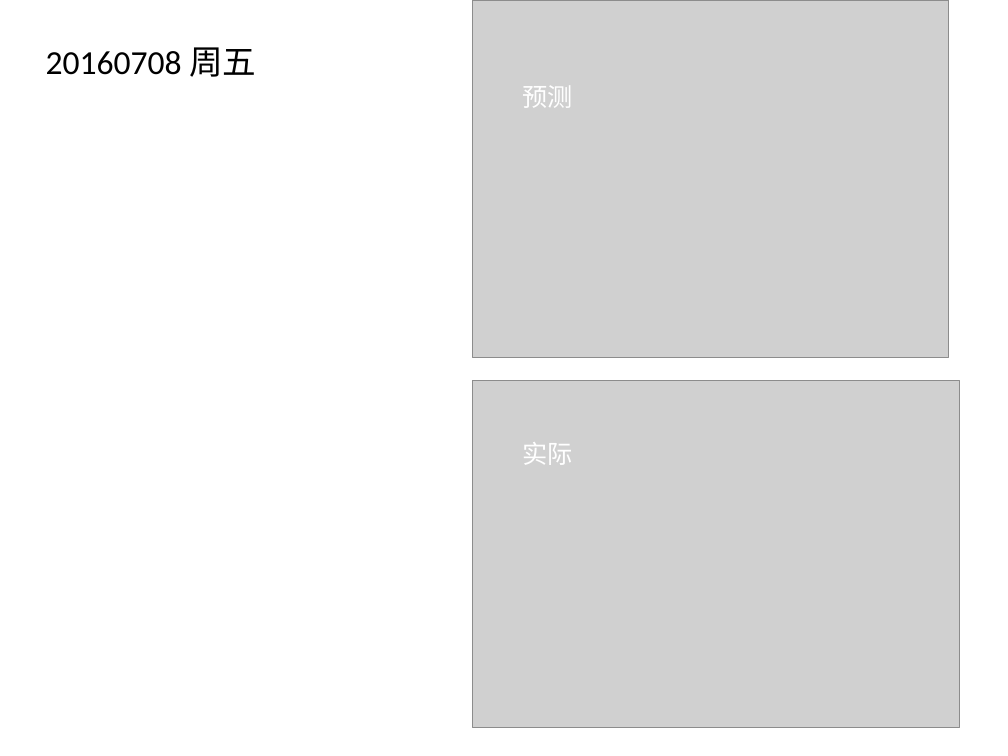
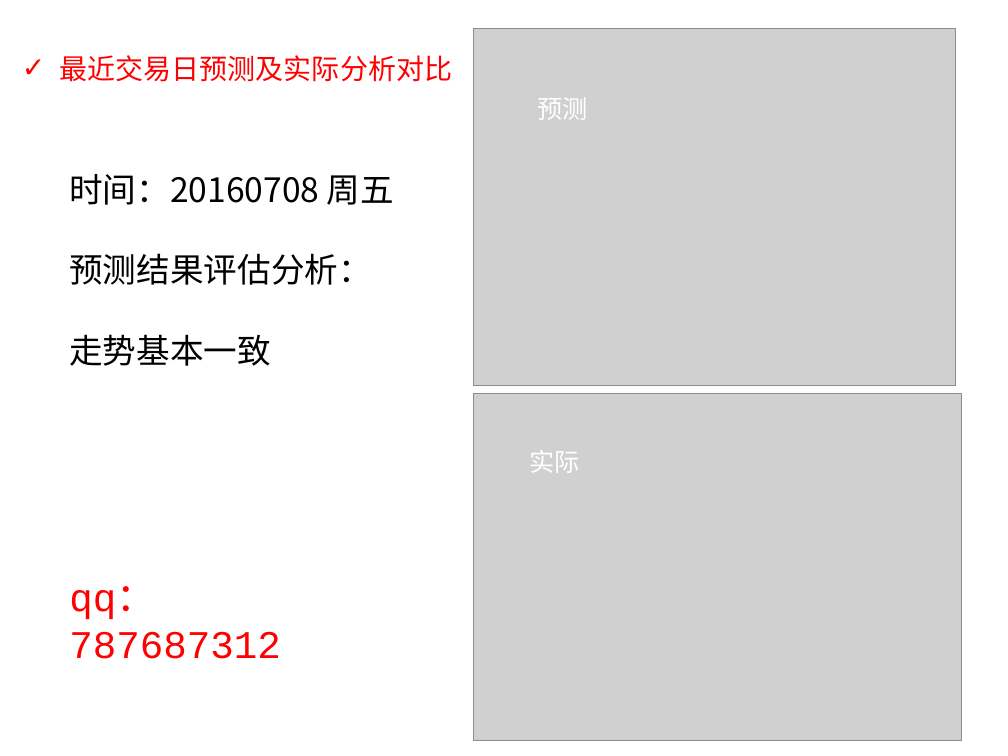
Before and after one commit to xuleoBJ/stock2015, a slide deck: slide 2 of ppt/市场预报技术.pptx. Drawn at 1008x756 pixels with LibreOffice and Linux fonts; fonts in the diff are those of the drawing; grey boxes stand for pictures. Boxes give left, top, right and bottom in pixels: in the first picture for what was removed or moved away, otherwise in the second. Text is boxed around its words. In the diff, an @@ line names an element or a change of style, - is before the commit and + after.

```diff
--- a/ppt/市场预报技术.pptx
+++ b/ppt/市场预报技术.pptx
@@ picture: place and size @@
-picture at [473, 0, 949, 357]
+picture at [474, 29, 956, 386]
@@ text added at [60, 55, 453, 82], 20 pt, text #FF0000 @@
+✓ 最近交易日预测及实际分析对比
@@ text "预测": place and size @@
-text "预测" at [522, 86, 572, 108]
+text "预测" at [538, 98, 588, 120]
@@ text at [69, 174, 394, 366]: text changed; font Calibri to Noto Sans CJK SC @@
-20160708 周五
+时间：20160708 周五
+预测结果评估分析：
+走势基本一致
@@ picture: place and size @@
-picture at [473, 381, 961, 728]
+picture at [474, 394, 962, 741]
@@ text "实际": place and size @@
-text "实际" at [522, 442, 572, 465]
+text "实际" at [530, 450, 580, 473]
@@ text added at [69, 586, 280, 659], 28 pt, text #FF0000 @@
+qq：787687312
```
Also in this commit, not shown: 2 other slides changed, 2 slides added, 1 slide removed, 47 other files.
